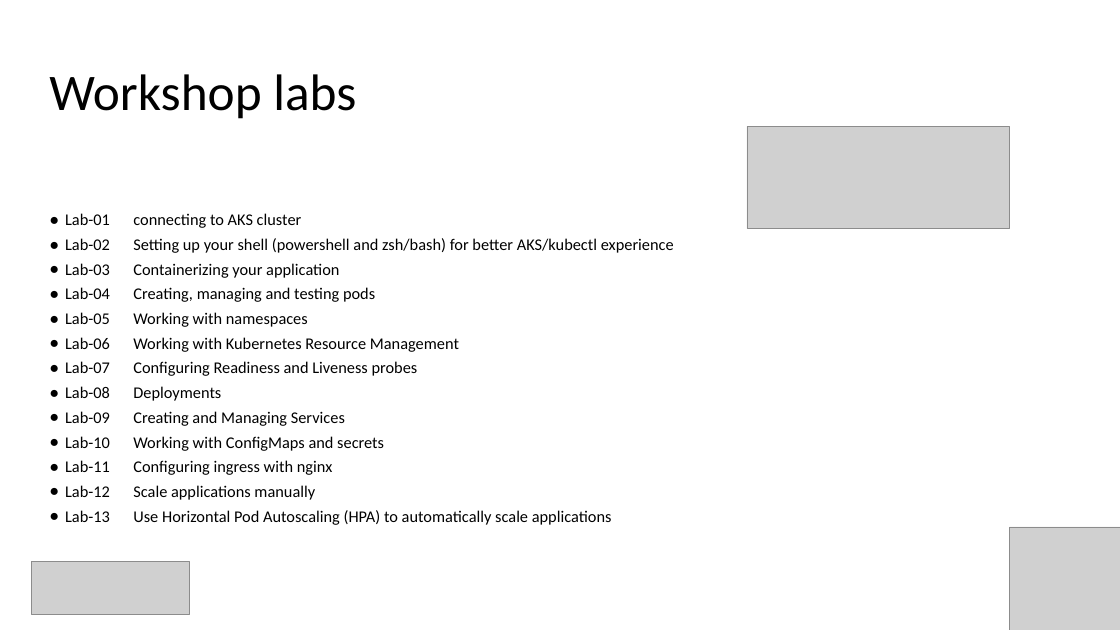
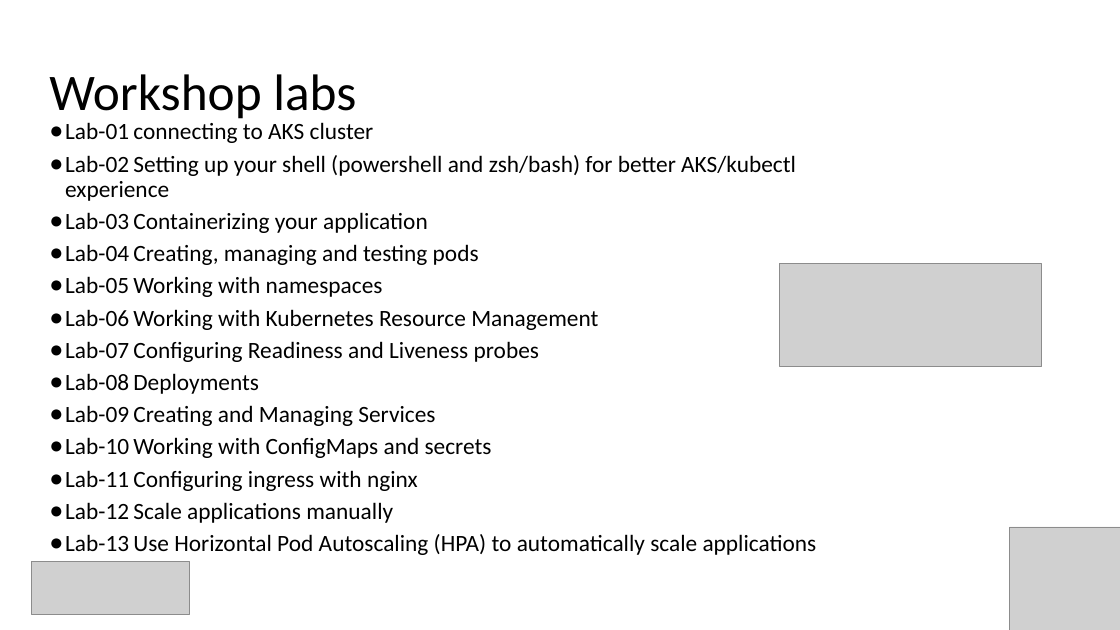
Before and after one commit to Infrastructure-AsCode/aks-101, a slide deck: slide 7 of slides/k8s-101.pptx. Drawn at 1120x630 pixels with LibreOffice and Linux fonts; fonts in the diff are those of the drawing; grey boxes stand for pictures. Boxes give left, top, right and bottom in pixels: in the first picture for what was removed or moved away, otherwise in the second. Text is boxed around its words. In the diff, an @@ line names an element or a change of style, - is before the commit and + after.

```diff
--- a/slides/k8s-101.pptx
+++ b/slides/k8s-101.pptx
@@ text "Lab-01 connecting to AKS cluster": place and size @@
-text "Lab-01 connecting to AKS cluster" at box(65, 213, 674, 525)
+text "Lab-01 connecting to AKS cluster" at box(65, 122, 817, 555)
@@ text "Lab-01 connecting to AKS cluster" at box(65, 122, 817, 555): size 14 to 20 pt @@
@@ picture: place and size @@
-picture at box(747, 126, 1009, 229)
+picture at box(780, 264, 1042, 366)
```
Also in this commit, not shown: 6 other slides changed, 27 slides added, 2 slides removed, 19 other files.
